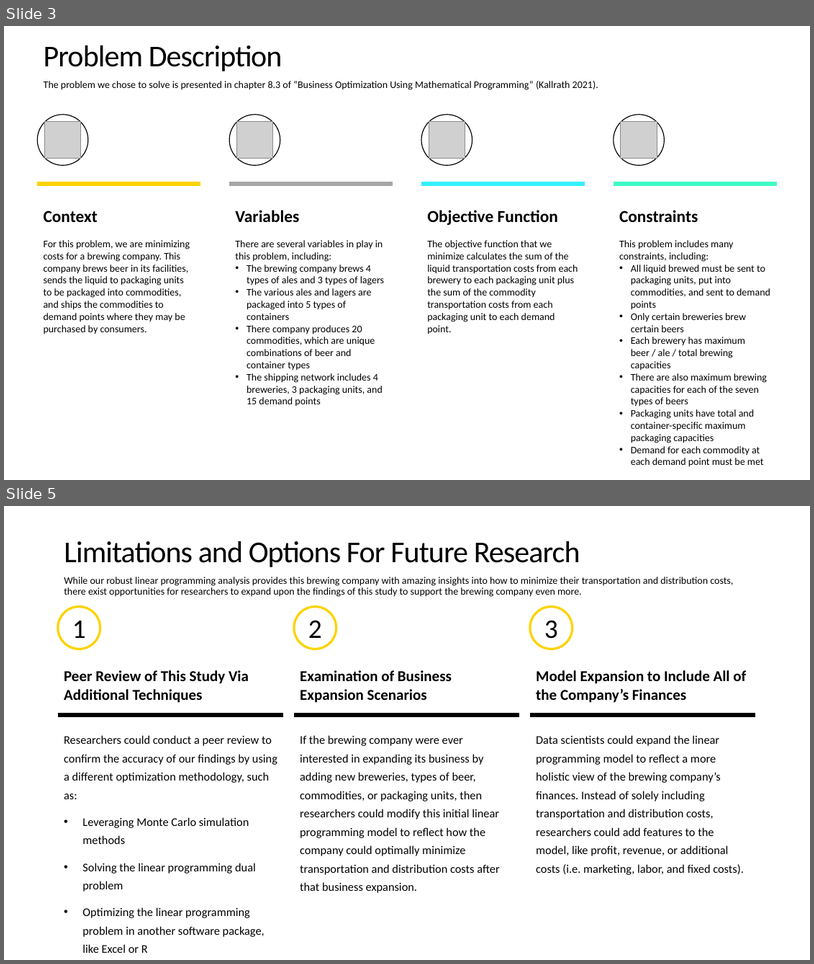
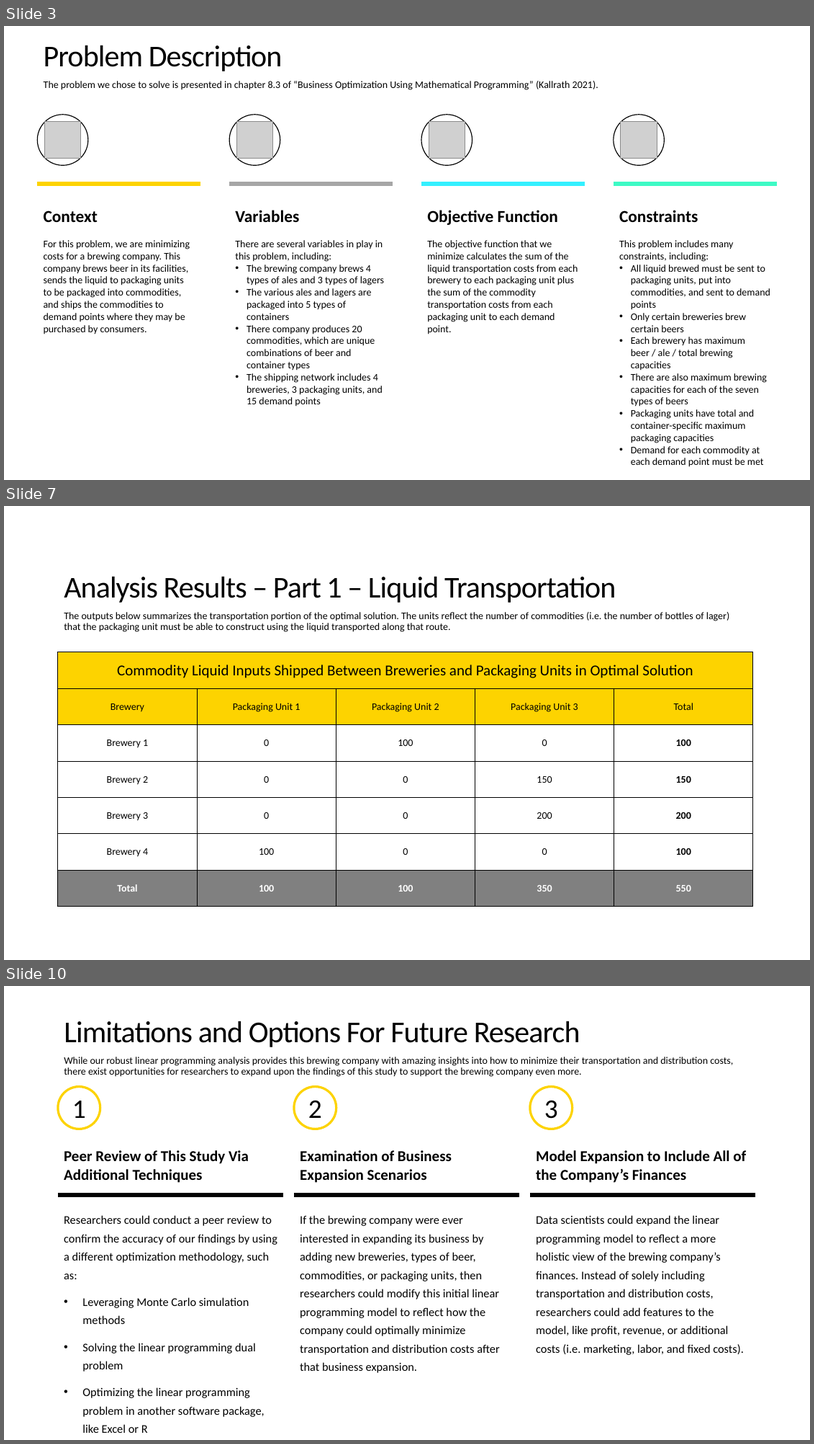
Before and after one commit to Steve-Desilets/MSDS-460-Term-Project, a slide deck: Final Project Presentation.pptx. Shown one above the other, each under a label of ours: slides 3 and 5 before the commit, slides 3, 7 and 10 after it; the slides between them are not shown. The pictures are 814x964 and 814x1444 pixels, drawn with LibreOffice and Linux fonts; fonts in the diff are those of the drawing; grey boxes stand for pictures. Boxes give left, top, right and bottom in pixels: in the first picture for what was removed or moved away, otherwise in the second. Text is boxed around its words. In the diff, an @@ line names an element or a change of style, - is before the commit and + after.

```diff
--- a/Final Project Presentation.pptx
+++ b/Final Project Presentation.pptx
@@ slide 7 added at <box>4,506,810,960</box>, background #FFFFFF @@
@@ title added at <box>64,577,616,602</box>, 36 pt, text #000000 @@
+Analysis Results – Part 1 – Liquid Transportation
@@ text added at <box>64,612,730,632</box>, 12 pt, text #000000 @@
+The outputs below summarizes the transportation portion of the optimal solution. The units reflect the number of commodities (i.e. the number of bottles of lager) that the packaging unit must be able to construct using the liquid transported along that route.
@@ table added at <box>58,652,754,906</box>, 7 rows, 5 columns @@
+Commodity Liquid Inputs Shipped Between Breweries and Packaging Units in Optimal Solution |  |  |  | 
+Brewery | Packaging Unit 1 | Packaging Unit 2 | Packaging Unit 3 | Total
+Brewery 1 | 0 | 100 | 0 | 100
+Brewery 2 | 0 | 0 | 150 | 150
+Brewery 3 | 0 | 0 | 200 | 200
+Brewery 4 | 100 | 0 | 0 | 100
+Total | 100 | 100 | 350 | 550
@@ what was slide 5 is now slide 10 @@
```
Also in this commit, not shown: 1 slide changed, 4 other slides added.
